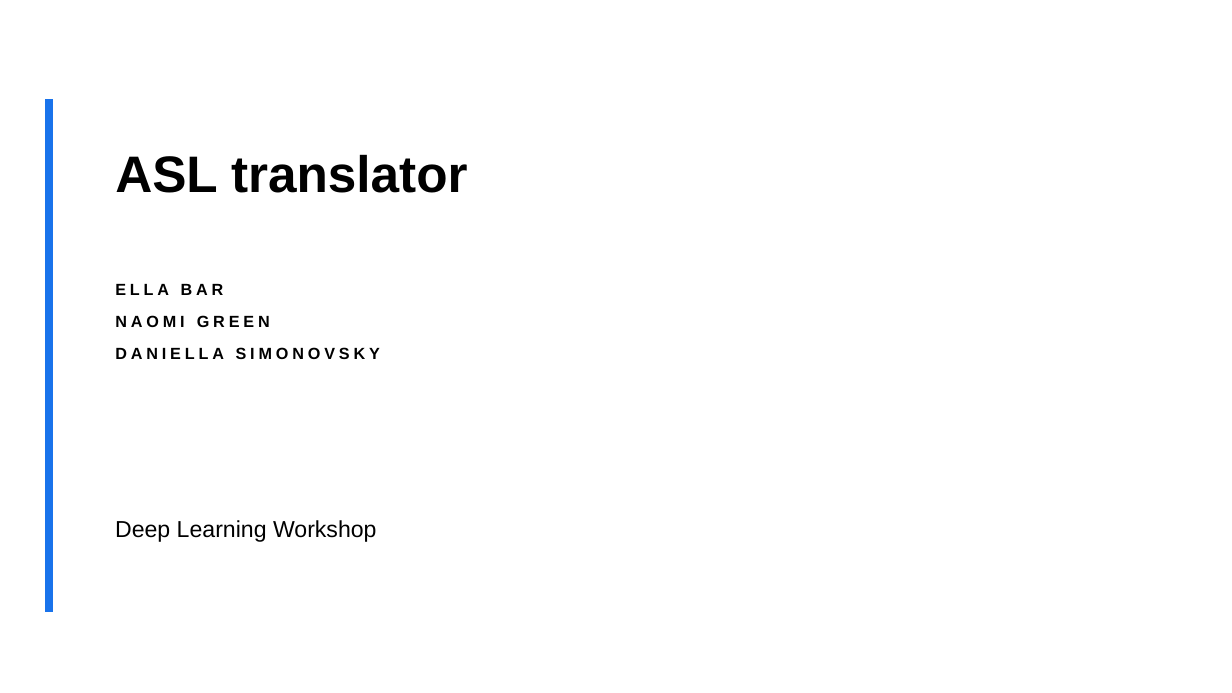
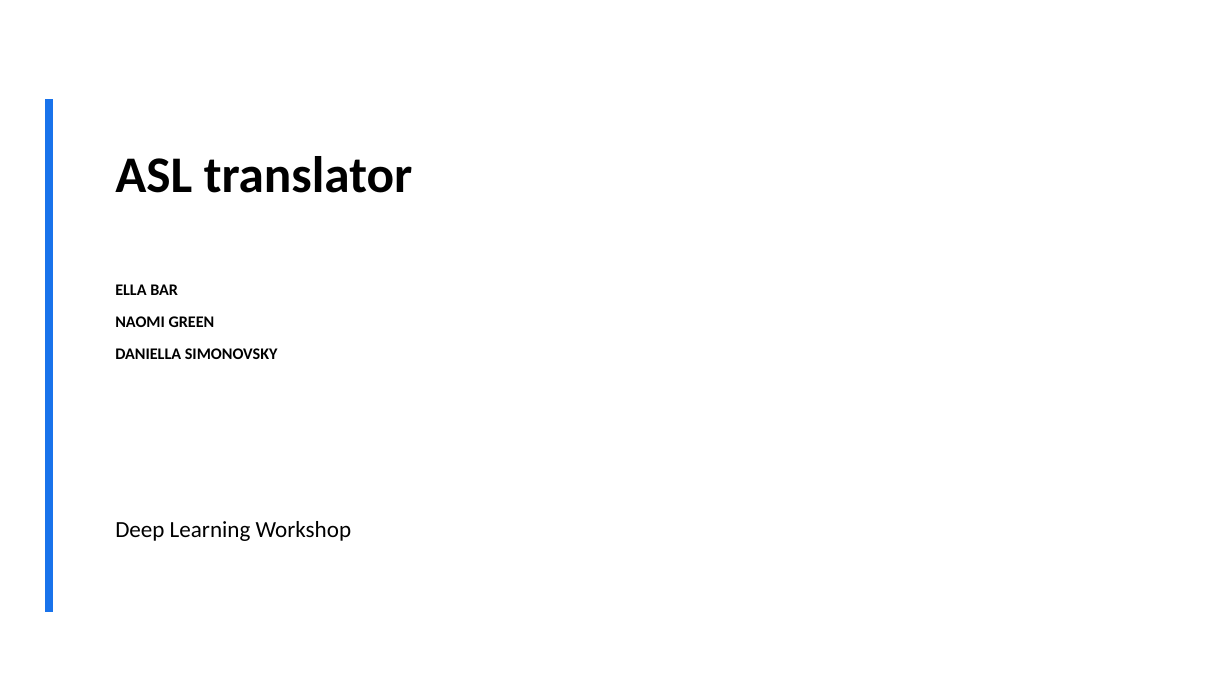
Before and after one commit to ellahazelbar/DeepWS, a slide deck: slide 1 of ASL translator.pptx. Drawn at 1232x693 pixels with LibreOffice and Linux fonts; fonts in the diff are those of the drawing; background and template pictures are left out. Boxes give left, top, right and bottom in pixels: in the first picture for what was removed or moved away, otherwise in the second. Text is boxed around its words. In the diff, an @@ line names an element or a change of style, - is before the commit and + after.

```diff
--- a/ASL translator.pptx
+++ b/ASL translator.pptx
@@ title "ASL translator" at (115, 156, 413, 193): font Arial to Calibri @@
@@ subtitle "ELLA BAR" at (115, 284, 278, 359): font Arial to Calibri, letter spacing 3 to 0 pt; less space between paragraphs @@
@@ text "Deep Learning Workshop" at (115, 521, 351, 541): font Arial to Calibri @@
```
Also in this commit, not shown: 8 other slides changed, 5 other files.
